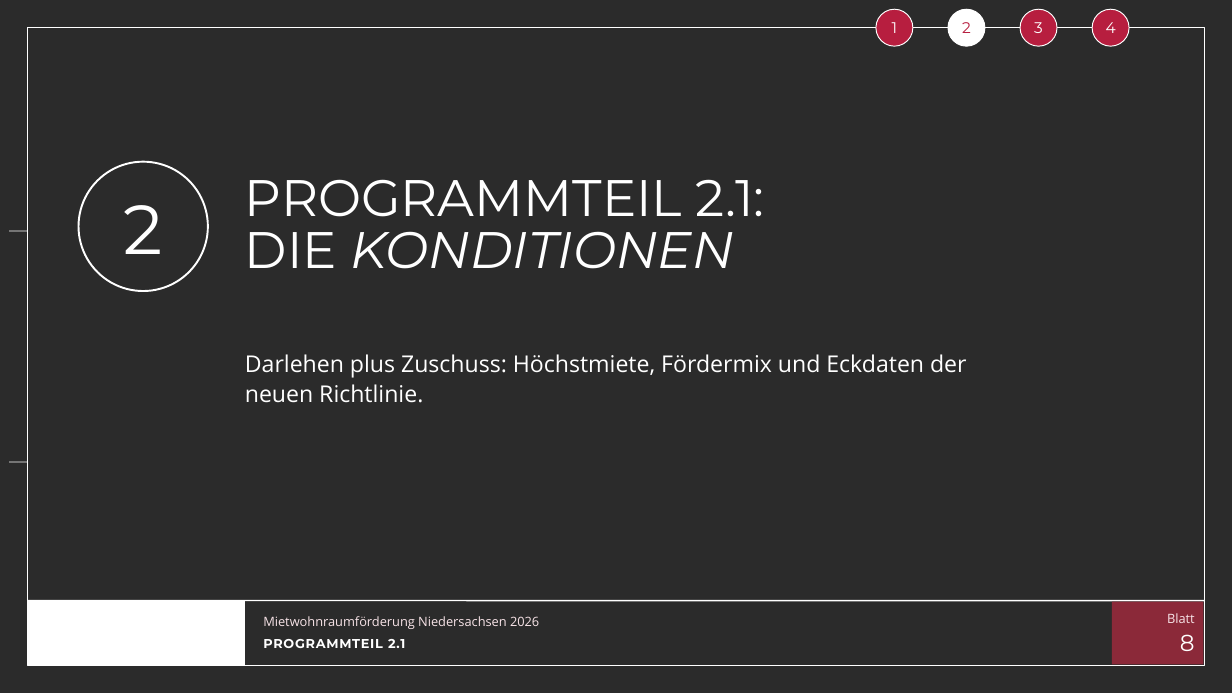
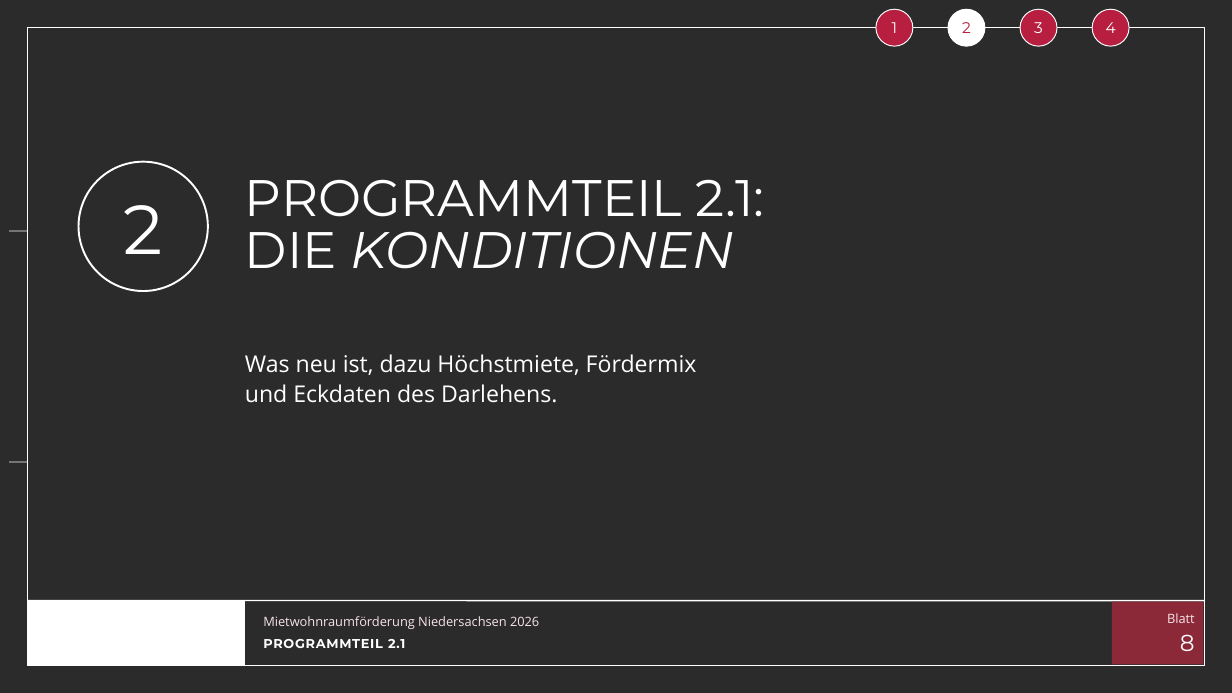
Before and after one commit to vgedaschko/NBank, a slide deck: slide 8 of praesentation/dist/PGN-Mietwohnraumfoerderung-Niedersachsen-2026-Vortrag.pptx. Drawn at 1232x693 pixels with LibreOffice and Linux fonts; fonts in the diff are those of the drawing; background and template pictures are left out; a plain dark background stands for a picture behind light text. Boxes give left, top, right and bottom in pixels: in the first picture for what was removed or moved away, otherwise in the second. Text is boxed around its words. In the diff, an @@ line names an element or a change of style, - is before the commit and + after.

```diff
--- a/praesentation/dist/PGN-Mietwohnraumfoerderung-Niedersachsen-2026-Vortrag.pptx
+++ b/praesentation/dist/PGN-Mietwohnraumfoerderung-Niedersachsen-2026-Vortrag.pptx
@@ text at (x1=245, y1=354, x2=697, y2=403): text changed @@
-Darlehen plus Zuschuss: Höchstmiete, Fördermix und Eckdaten der neuen Richtlinie.
+Was neu ist, dazu Höchstmiete, Fördermix
+und Eckdaten des Darlehens.
```
Also in this commit, not shown: 20 other slides changed, 25 other files.
